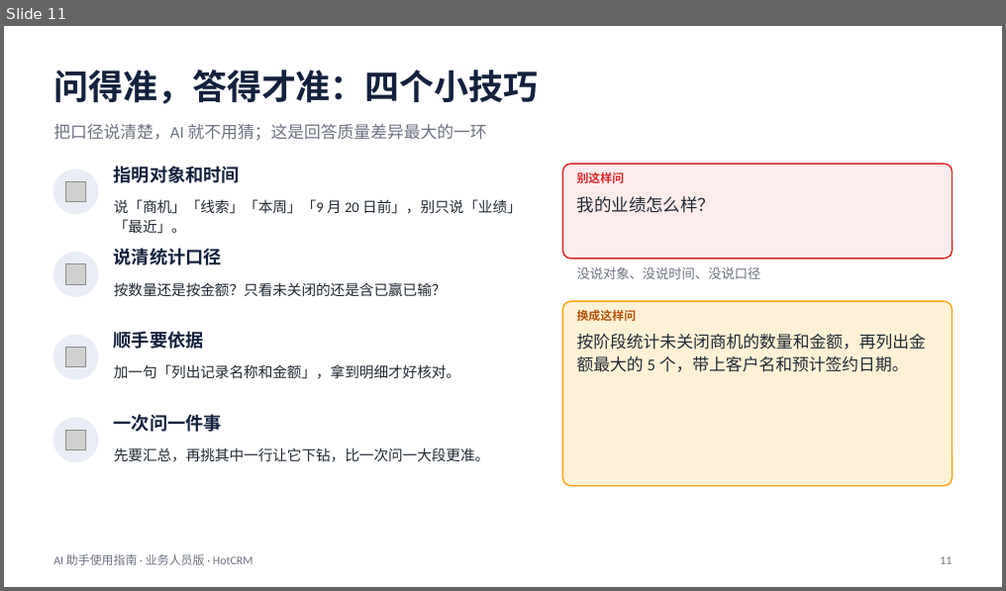
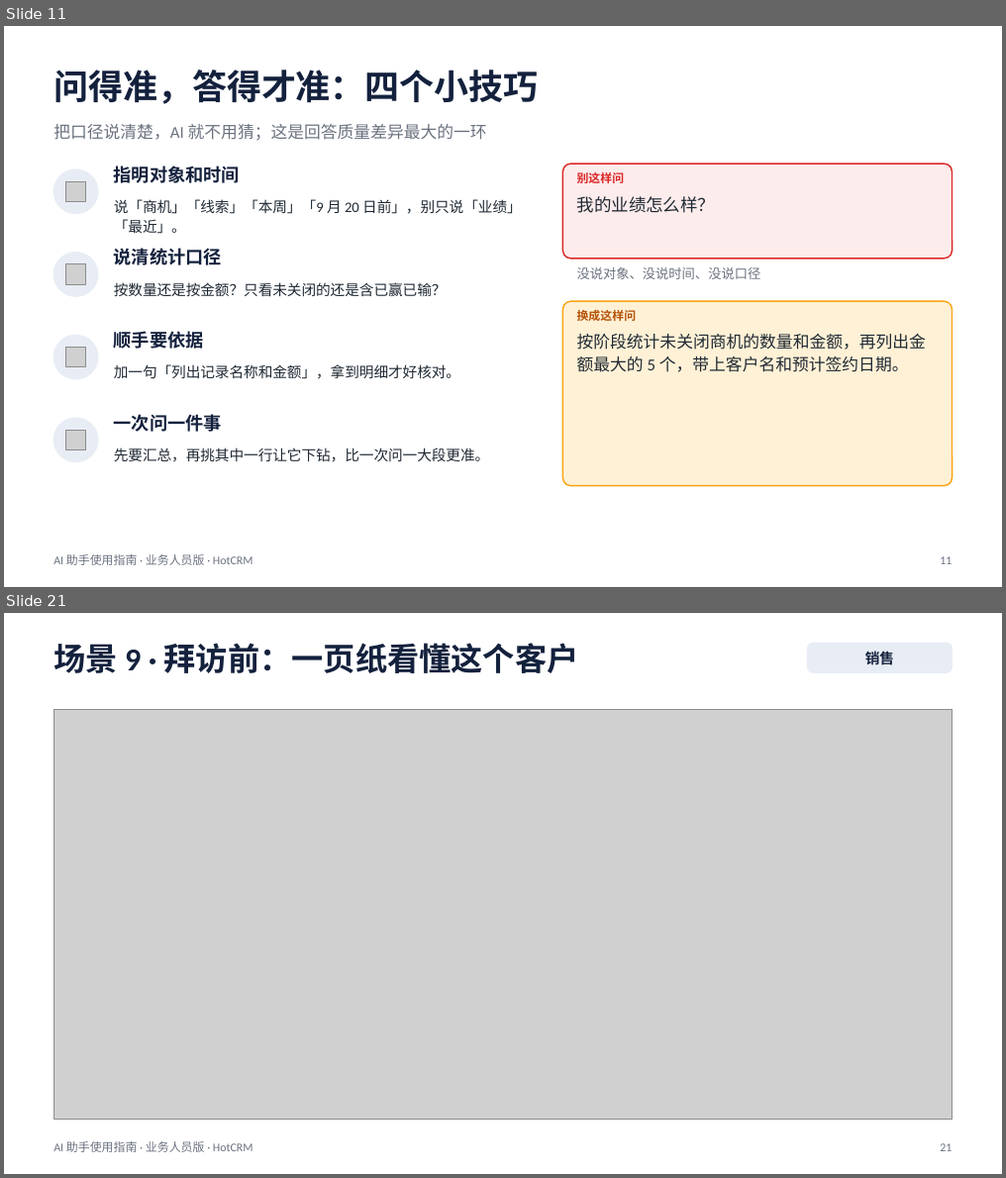
Before and after one commit to sunhaolin/hotcrm, a slide deck: docs/demo/mcp-intro/AI助手使用指南-业务人员.pptx. Shown one above the other, each under a label of ours: slide 11 before the commit, slides 11 and 21 after it; the slides between them are not shown. The pictures are 1006x591 and 1006x1178 pixels, drawn with LibreOffice and Linux fonts; fonts in the diff are those of the drawing; grey boxes stand for pictures. Boxes give left, top, right and bottom in pixels: in the first picture for what was removed or moved away, otherwise in the second. Text is boxed around its words. In the diff, an @@ line names an element or a change of style, - is before the commit and + after.

```diff
--- a/docs/demo/mcp-intro/AI助手使用指南-业务人员.pptx
+++ b/docs/demo/mcp-intro/AI助手使用指南-业务人员.pptx
@@ slide 21 added at box(4, 613, 1002, 1174), background #FFFFFF @@
@@ text added at box(54, 643, 579, 673), 23 pt, text #14213D, bold @@
+场景 9 · 拜访前：一页纸看懂这个客户
@@ rounded rectangle added at box(807, 643, 952, 672), fill #E8EDF5, outline #E8EDF5 0.75 pt @@
@@ text added at box(865, 649, 894, 667), 10.5 pt, text #14213D, bold @@
+销售
@@ picture added at box(54, 710, 952, 1120) @@
@@ text added at box(54, 1142, 253, 1153), 8.5 pt, text #6B7280 @@
+AI 助手使用指南 · 业务人员版 · HotCRM
@@ text added at box(940, 1144, 951, 1152), 8.5 pt, text #6B7280 @@
+21
```
Also in this commit, not shown: 10 slides changed, 2 other slides added, 2 slides removed, 1 other file.
